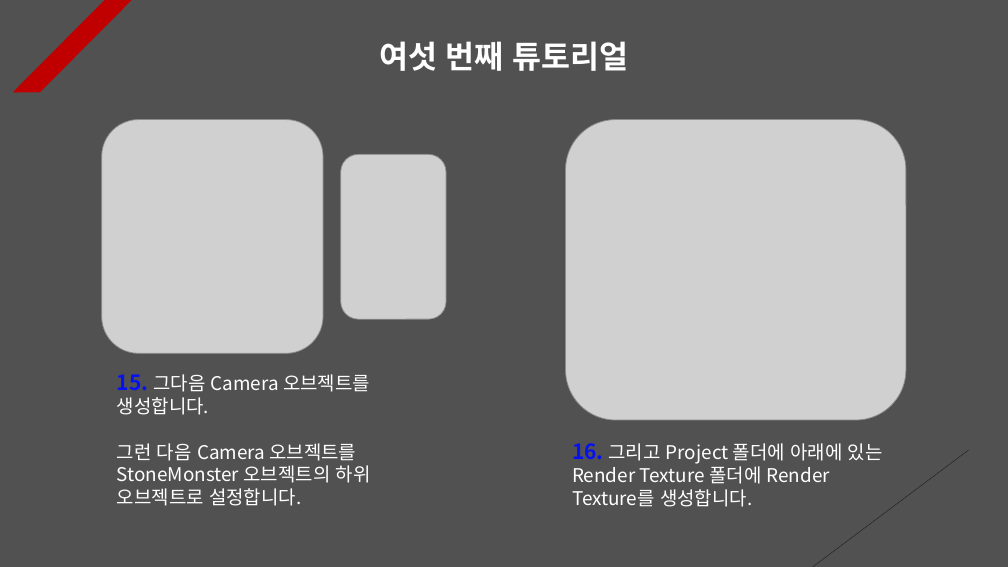
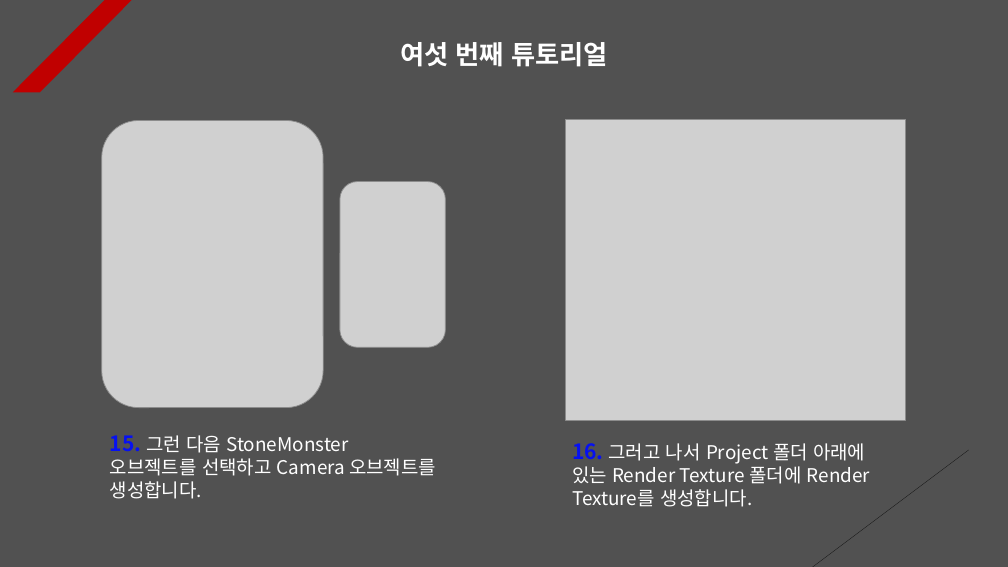
Before and after one commit to Unity2033/3D-UnityEngine, a slide deck: slide 9 of Assets/Class/Rotation/PPT Data/Rotation Example.pptx. Drawn at 1008x567 pixels with LibreOffice and Linux fonts; fonts in the diff are those of the drawing; grey boxes stand for pictures. Boxes give left, top, right and bottom in pixels: in the first picture for what was removed or moved away, otherwise in the second. Text is boxed around its words. In the diff, an @@ line names an element or a change of style, - is before the commit and + after.

```diff
--- a/Assets/Class/Rotation/PPT Data/Rotation Example.pptx
+++ b/Assets/Class/Rotation/PPT Data/Rotation Example.pptx
@@ text "여섯 번째 튜토리얼" moved from (x1=379, y1=41, x2=629, y2=71) to (x1=400, y1=42, x2=607, y2=67) @@
@@ text "여섯 번째 튜토리얼" at (x1=400, y1=42, x2=607, y2=67): size 30 to 25 pt @@
@@ picture resized from (x1=102, y1=119, x2=324, y2=353) to (x1=102, y1=120, x2=324, y2=408) @@
@@ picture moved from (x1=341, y1=154, x2=446, y2=319) to (x1=340, y1=181, x2=446, y2=347) @@
@@ text at (x1=110, y1=435, x2=436, y2=499): text changed @@
-15. 그다음 Camera 오브젝트를 생성합니다.
-그런 다음 Camera 오브젝트를 StoneMonster 오브젝트의 하위 오브젝트로 설정합니다.
+15. 그런 다음 StoneMonster 오브젝트를 선택하고 Camera 오브젝트를 생성합니다.
@@ text at (x1=572, y1=443, x2=870, y2=507): text changed @@
-16. 그리고 Project 폴더에 아래에 있는 Render Texture 폴더에 Render Texture를 생성합니다.
+16. 그러고 나서 Project 폴더 아래에 있는 Render Texture 폴더에 Render Texture를 생성합니다.
```
Also in this commit, not shown: 9 other slides changed, 2 slides added, 33 other files.
